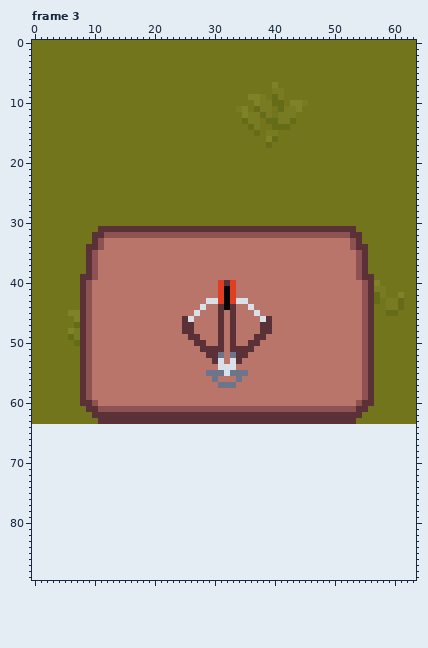
Edited in one commit: pixel-art file (Arts/aseprite/environmental.aseprite). The first picture shows the starting point.
64x64 pixels, 4 frames. Shown: frame 3. The old version is drawn lined up with the new one, on the new canvas. The commit also changed other frames, which this record leaves out.
The result:
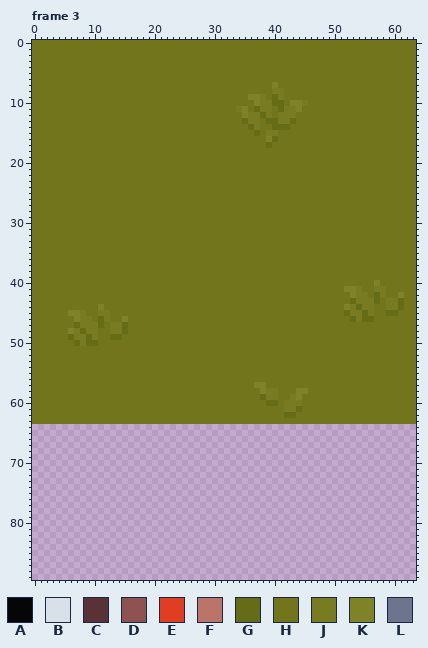
Palette (. is transparent): A #060608  B #dae0ea  C #5b3138  D #8e5252  E #df3e23  F #ba756a  G #656c17  H #72751b  J #787b21  K #7f8226  L #6d758d
Change:
canvas 64x64 -> 64x90
Frame 3:
y 31: x 11..53 CCCCCCCCCCCCCCCCCCCCCCCCCCCCCCCCCCCCCCCCCCC -> HHHHHHHHHHHHHHHHHHHHHHHHHHHHHHHHHHHHHHHHHHH
y 32: x 10..54 CCDDDDDDDDDDDDDDDDDDDDDDDDDDDDDDDDDDDDDDDDDCC -> HHHHHHHHHHHHHHHHHHHHHHHHHHHHHHHHHHHHHHHHHHHHH
y 33: x 10..54 CDFFFFFFFFFFFFFFFFFFFFFFFFFFFFFFFFFFFFFFFFFDC -> HHHHHHHHHHHHHHHHHHHHHHHHHHHHHHHHHHHHHHHHHHHHH
y 34: x 9..55 CCDFFFFFFFFFFFFFFFFFFFFFFFFFFFFFFFFFFFFFFFFFDCC -> HHHHHHHHHHHHHHHHHHHHHHHHHHHHHHHHHHHHHHHHHHHHHHH
y 35..38: x 9..55 CDFFFFFFFFFFFFFFFFFFFFFFFFFFFFFFFFFFFFFFFFFFFDC -> HHHHHHHHHHHHHHHHHHHHHHHHHHHHHHHHHHHHHHHHHHHHHHH
y 39: x 8..56 CCDFFFFFFFFFFFFFFFFFFFFFFFFFFFFFFFFFFFFFFFFFFFDCC -> HHHHHHHHHHHHHHHHHHHHHHHHHHHHHHHHHHHHHHHHHHHHHHHHH
y 40: x 8..56 CDFFFFFFFFFFFFFFFFFFFFFECEFFFFFFFFFFFFFFFFFFFFFDC -> HHHHHHHHHHHHHHHHHHHHHHHHHHHHHHHHHHHHHHHHHHHHHHHHH
y 41: x 8..56 CDFFFFFFFFFFFFFFFFFFFFFEAEFFFFFFFFFFFFFFFFFFFFFDC -> HHHHHHHHHHHHHHHHHHHHHHHHHHHHHHHHHHHHHHHHHHHHKKJHH
y 42: x 8..56 CDFFFFFFFFFFFFFFFFFFFFFEAEFFFFFFFFFFFFFFFFFFFFFDC -> HHHHHHHHHHHHHHHHHHHHHHHHHHHHHHHHHHHHHHHHHHHHHKJJH
y 43: x 8..56 CDFFFFFFFFFFFFFFFFFFFBBEAEBBFFFFFFFFFFFFFFFFFFFDC -> HHHHHHHHHHHHHHHHHHHHHHHHHHHHHHHHHHHHHHHHHHHHHGJJJ
y 44: x 8..56 CDFFFFFFFFFFFFFFFFFFBFFCACFFBFFFFFFFFFFFFFFFFFFDC -> HHHKHHHHHHHHHHHHHHHHHHHHHHHHHHHHHHHHHHHHHHHHKJGJJ
y 45: x 8..56 CDFFFFFFFFFFFFFFFFFBFFFCFCFFFBFFFFFFFFFFFFFFFFFDC -> JHHJJHHHHHHHHHHHHHHHHHHHHHHHHHHHHHHHHHHHHHHHGJJGJ
y 46: x 8..56 CDFFFFFFFFFFFFFFFCBFFFFCFCFFFFBCFFFFFFFFFFFFFFFDC -> JJHGJHHKHHHHHHHHHHHHHHHHHHHHHHHHHHHHHHHHHHHHHGJGG
y 47: x 8..56 CDFFFFFFFFFFFFFFFCCFFFFCFCFFFFCCFFFFFFFFFFFFFFFDC -> JJJGHJJGHHHHHHHHHHHHHHHHHHHHHHHHHHHHHHHHHHHHHHHHH
y 48: x 8..56 CDFFFFFFFFFFFFFFFCCFFFFCFCFFFFCCFFFFFFFFFFFFFFFDC -> GJJHHJJGHHHHHHHHHHHHHHHHHHHHHHHHHHHHHHHHHHHHHHHHH
y 49: x 8..56 CDFFFFFFFFFFFFFFFFCCFFFCFCFFFCCFFFFFFFFFFFFFFFFDC -> JGJHHGGHHHHHHHHHHHHHHHHHHHHHHHHHHHHHHHHHHHHHHHHHH
y 50: x 8..56 CDFFFFFFFFFFFFFFFFFCCFFCFCFFCCFFFFFFFFFFFFFFFFFDC -> JGGHHHHHHHHHHHHHHHHHHHHHHHHHHHHHHHHHHHHHHHHHHHHHH
y 51: x 8..56 CDFFFFFFFFFFFFFFFFFFCCCCFCCCCFFFFFFFFFFFFFFFFFFDC -> HHHHHHHHHHHHHHHHHHHHHHHHHHHHHHHHHHHHHHHHHHHHHHHHH
y 52: x 8..56 CDFFFFFFFFFFFFFFFFFFFCCLFLCCFFFFFFFFFFFFFFFFFFFDC -> HHHHHHHHHHHHHHHHHHHHHHHHHHHHHHHHHHHHHHHHHHHHHHHHH
y 53: x 8..56 CDFFFFFFFFFFFFFFFFFFFFCBFBCFFFFFFFFFFFFFFFFFFFFDC -> HHHHHHHHHHHHHHHHHHHHHHHHHHHHHHHHHHHHHHHHHHHHHHHHH
y 54: x 8..56 CDFFFFFFFFFFFFFFFFFFFFFBBBFFFFFFFFFFFFFFFFFFFFFDC -> HHHHHHHHHHHHHHHHHHHHHHHHHHHHHHHHHHHHHHHHHHHHHHHHH
y 55: x 8..56 CDFFFFFFFFFFFFFFFFFFFLLLBLLLFFFFFFFFFFFFFFFFFFFDC -> HHHHHHHHHHHHHHHHHHHHHHHHHHHHHHHHHHHHHHHHHHHHHHHHH
y 56: x 8..56 CDFFFFFFFFFFFFFFFFFFFFLFFFLFFFFFFFFFFFFFFFFFFFFDC -> HHHHHHHHHHHHHHHHHHHHHHHHHHHHHHHHHHHHHHHHHHHHHHHHH
y 57: x 8..56 CDFFFFFFFFFFFFFFFFFFFFFLLLFFFFFFFFFFFFFFFFFFFFFDC -> HHHHHHHHHHHHHHHHHHHHHHHHHHHHHKKHHHHHHHHHHHHHHHHHH
y 58: x 8..56 CDFFFFFFFFFFFFFFFFFFFFFFFFFFFFFFFFFFFFFFFFFFFFFDC -> HHHHHHHHHHHHHHHHHHHHHHHHHHHHHHKJJHHHKKHHHHHHHHHHH
y 59: x 8..56 CDFFFFFFFFFFFFFFFFFFFFFFFFFFFFFFFFFFFFFFFFFFFFFDC -> HHHHHHHHHHHHHHHHHHHHHHHHHHHHHHGJJHHJKHHHHHHHHHHHH
y 60: x 8..56 CCDFFFFFFFFFFFFFFFFFFFFFFFFFFFFFFFFFFFFFFFFFFFDCC -> HHHHHHHHHHHHHHHHHHHHHHHHHHHHHHHGGHJJJHHHHHHHHHHHH
y 61: x 9..55 CCDDDDDDDDDDDDDDDDDDDDDDDDDDDDDDDDDDDDDDDDDDDCC -> HHHHHHHHHHHHHHHHHHHHHHHHHHHHHHHHHJJGHHHHHHHHHHH
y 62: x 10..54 CCCCCCCCCCCCCCCCCCCCCCCCCCCCCCCCCCCCCCCCCCCCC -> HHHHHHHHHHHHHHHHHHHHHHHHHHHHHHHHGGHHHHHHHHHHH
y 63: x 11..53 CCCCCCCCCCCCCCCCCCCCCCCCCCCCCCCCCCCCCCCCCCC -> HHHHHHHHHHHHHHHHHHHHHHHHHHHHHHHHHHHHHHHHHHH
Boxes around the changes in both pictures, in picture pixels (x1, y1, x2, y2):
changed: (80, 226, 374, 424)
